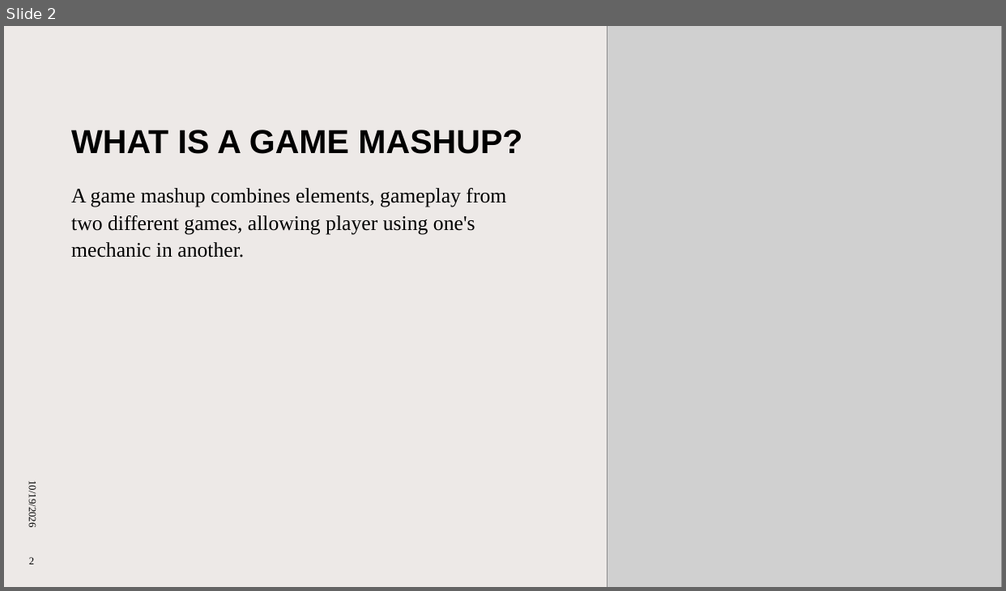
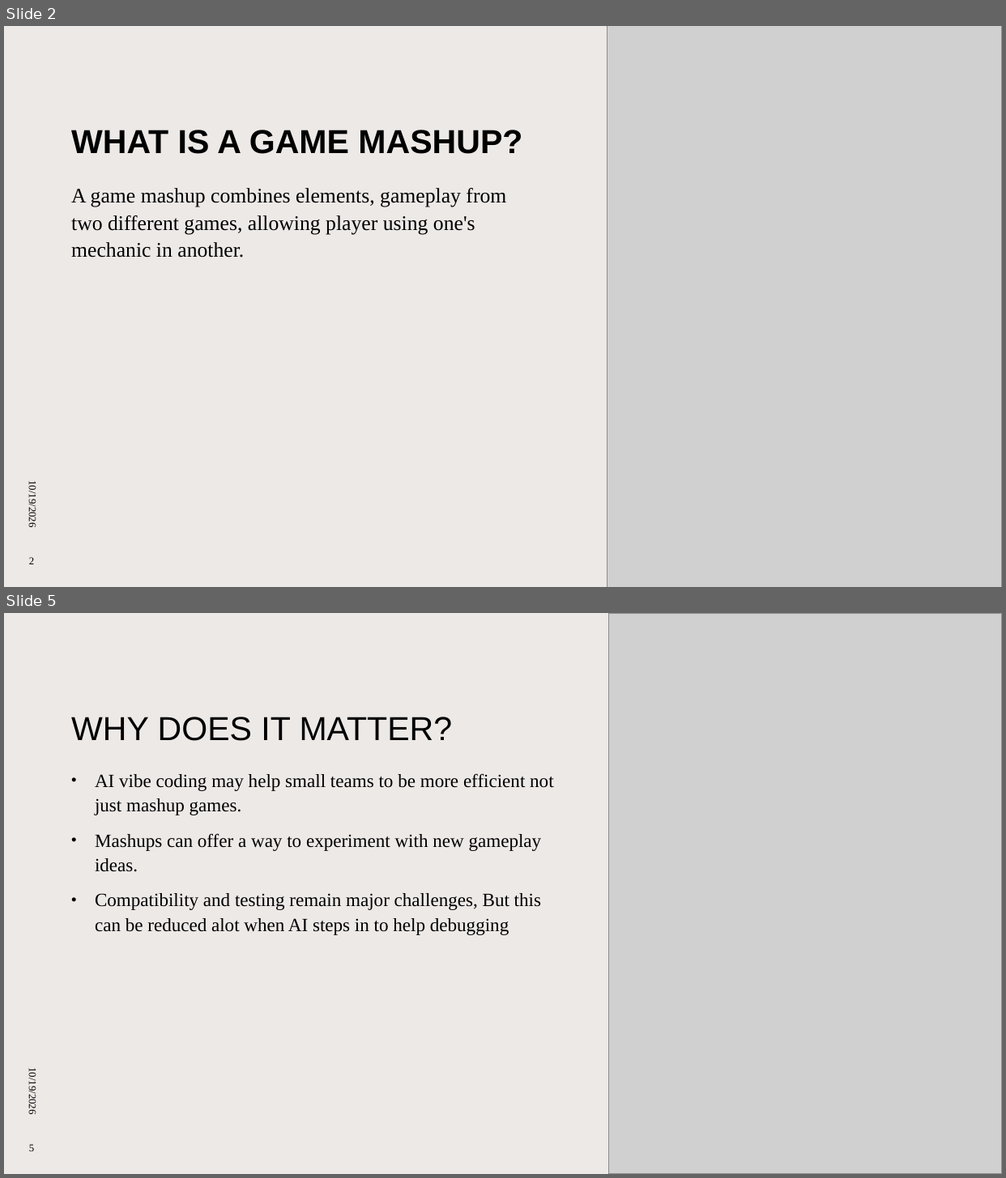
Before and after one commit to bboyko1/CEP-Project-1, a slide deck: CEP Project1.pptx. Shown one above the other, each under a label of ours: slide 2 before the commit, slides 2 and 5 after it; the slides between them are not shown. The pictures are 1006x591 and 1006x1178 pixels, drawn with LibreOffice and Linux fonts; fonts in the diff are those of the drawing; grey boxes stand for pictures. Boxes give left, top, right and bottom in pixels: in the first picture for what was removed or moved away, otherwise in the second. Text is boxed around its words. In the diff, an @@ line names an element or a change of style, - is before the commit and + after.

```diff
--- a/CEP Project1.pptx
+++ b/CEP Project1.pptx
@@ slide 5 added at <box>4,613,1002,1174</box>, background #EDE9E7; not listed: 1 template element that a slide beside it also shows @@
@@ picture added at <box>609,613,1002,1174</box> @@
@@ title added at <box>71,717,453,741</box>, 32 pt, text #000000 @@
+WHY DOES IT MATTER?
@@ text added at <box>95,773,553,935</box>, 18 pt, text #000000 @@
+• AI vibe coding may help small teams to be more efficient not just mashup games.
+• Mashups can offer a way to experiment with new gameplay ideas.
+• Compatibility and testing remain major challenges, But this can be reduced alot when AI steps in to help debugging
@@ text added at <box>27,1072,38,1114</box>, 10 pt, text #000000 @@
+10/19/2026
@@ page number added at <box>29,1144,34,1152</box>, 10 pt, text #000000 @@
+5
```
Also in this commit, not shown: 1 slide changed, 2 other slides added.
